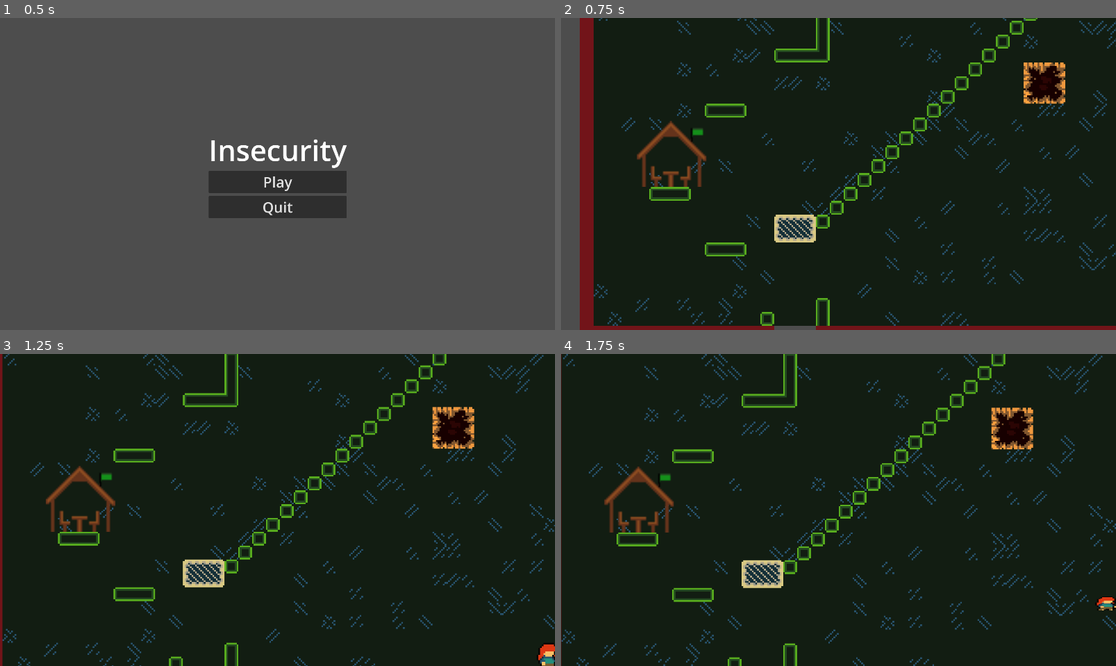
Above: before the commit, frames 1-4 (two rows, left to right).
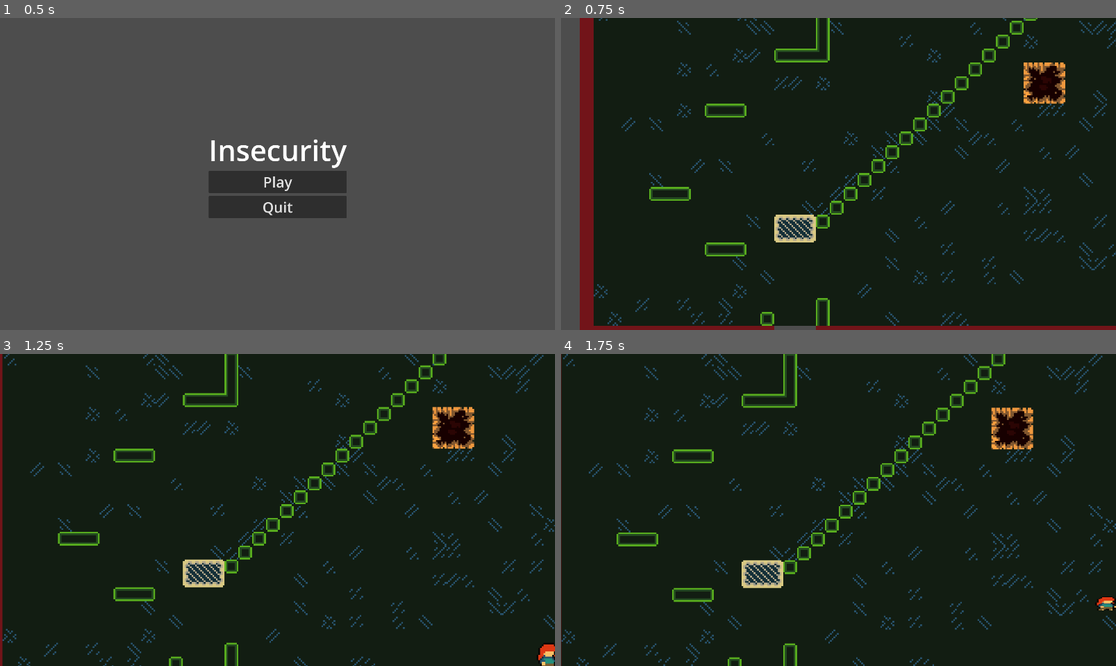
Above: after the commit, the same moments.

Repository: Arkcorner/Insecurity
Game: Godot game, scene res://UI/scenes/main_menu.tscn
Two runs of this game, one before a commit and one after it. Both use one fixed random seed, a clock stepped at 60 frames per second and the inputs below.
Inputs (mouse positions are in pixels of both pictures, inside the frame that each line leads up to):
- Up to frame 1 (0.5 s): no input
- Up to frame 2 (0.75 s): click "Play" at 0.5 s
- Up to frame 3 (1.25 s): no input
- Up to frame 4 (1.75 s): tap Enter (ui_accept) at 1.25, 1.52 s; move the mouse to (960, 494) at 1.27 s; hold Right (ui_right) from 1.28 s (still down); hold Ctrl (crouch) from 1.28 s (still down); click (960, 494) at 1.42 s

Frame 1 is identical in both runs. In frame 2, 0.8% of the frame differs, in the area x 13-27%, y 32-55%; in frame 3, 0.8%; in frame 4, 0.8%, in the area x 7-21%, y 36-58%.

Commit message:
Checkpoint Animated
and I removed the checkpoint from the demo level in order to avoid merge conflicts.

Diff:
--- a/scenes/Level_1.tscn
+++ b/scenes/Level_1.tscn
@@ -9,7 +9,6 @@
 [ext_resource type="Script" path="res://scripts/Transition_camera.gd" id="7_hdac4"]
 [ext_resource type="Texture2D" uid="uid://cvomhqq0v1xgm" path="res://assets/Art/Tiles/Interactables/T_interactables.png" id="8_6l23p"]
 [ext_resource type="PackedScene" uid="uid://bapp1hp7w15nq" path="res://UI/scenes/pause_menu.tscn" id="9_c85mj"]
-[ext_resource type="PackedScene" uid="uid://ghxcucw0jy2v" path="res://scenes/Auto_checkpoint.tscn" id="10_ngteu"]
 
 [sub_resource type="TileSetAtlasSource" id="TileSetAtlasSource_88cs2"]
 texture = ExtResource("2_e2chq")
@@ -1740,6 +1739,3 @@
 
 [node name="LightingColour" type="CanvasModulate" parent="."]
 color = Color(0.996078, 0.898039, 0.560784, 1)
-
-[node name="AutoCheckpoint" parent="." instance=ExtResource("10_ngteu")]
-position = Vector2(-275, -96)
Not shown: 1 places in scenes/Level_1.tscn that only renumber resources
